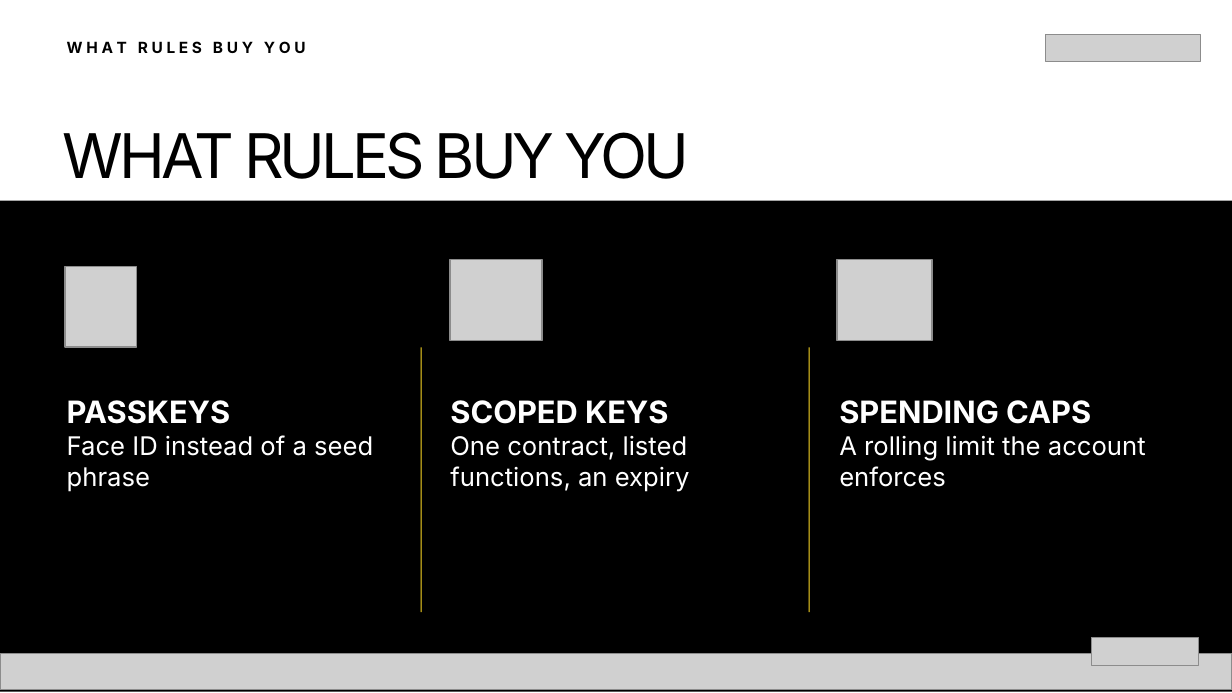
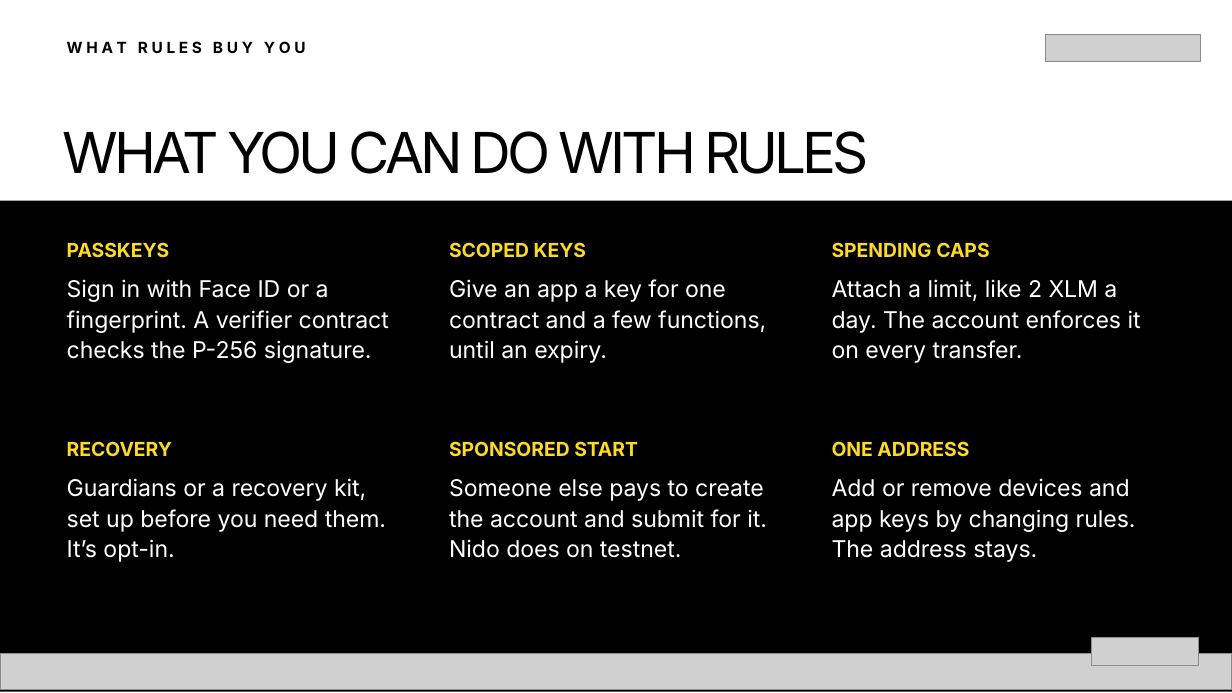
Before and after one commit to bitswell-hq/nidohq__scaffold-template, a slide deck: slide 5 of slides/dist/hack-meridian-smart-accounts.pptx. Drawn at 1232x693 pixels with LibreOffice and Linux fonts; fonts in the diff are those of the drawing; grey boxes stand for pictures. Boxes give left, top, right and bottom in pixels: in the first picture for what was removed or moved away, otherwise in the second. Text is boxed around its words. In the diff, an @@ line names an element or a change of style, - is before the commit and + after.

```diff
--- a/slides/dist/hack-meridian-smart-accounts.pptx
+++ b/slides/dist/hack-meridian-smart-accounts.pptx
@@ text at (63, 131, 869, 174): text changed; size 36 to 33 pt @@
-WHAT RULES BUY YOU
+WHAT YOU CAN DO WITH RULES
@@ picture removed at (65, 266, 137, 347) @@
@@ text added at (67, 242, 170, 258), 11.2 pt, text #FDDA24, bold @@
+PASSKEYS
@@ text added at (449, 242, 586, 258), 11.2 pt, text #FDDA24, bold @@
+SCOPED KEYS
@@ picture removed at (450, 260, 542, 341) @@
@@ text added at (832, 242, 989, 258), 11.2 pt, text #FDDA24, bold @@
+SPENDING CAPS
@@ picture removed at (837, 260, 931, 341) @@
@@ text added at (67, 279, 389, 363), 13.5 pt, text #FFFFFF @@
+Sign in with Face ID or a fingerprint. A verifier contract checks the P-256 signature.
@@ text added at (449, 279, 766, 363), 13.5 pt, text #FFFFFF @@
+Give an app a key for one contract and a few functions, until an expiry.
@@ text added at (832, 279, 1141, 363), 13.5 pt, text #FFFFFF @@
+Attach a limit, like 2 XLM a day. The account enforces it on every transfer.
@@ rectangle removed at (420, 347, 421, 612) @@
@@ rectangle removed at (808, 347, 809, 612) @@
@@ text removed at (67, 400, 373, 491) @@
-PASSKEYS
-Face ID instead of a seed phrase
@@ text removed at (450, 400, 690, 491) @@
-SCOPED KEYS
-One contract, listed functions, an expiry
@@ text removed at (839, 400, 1146, 487) @@
-SPENDING CAPS
-A rolling limit the account enforces
@@ text added at (67, 441, 172, 456), 11.2 pt, text #FDDA24, bold @@
+RECOVERY
@@ text added at (449, 441, 638, 457), 11.2 pt, text #FDDA24, bold @@
+SPONSORED START
@@ text added at (832, 441, 969, 457), 11.2 pt, text #FDDA24, bold @@
+ONE ADDRESS
@@ text added at (67, 478, 386, 562), 13.5 pt, text #FFFFFF @@
+Guardians or a recovery kit, set up before you need them. It’s opt-in.
@@ text added at (449, 479, 767, 558), 13.5 pt, text #FFFFFF @@
+Someone else pays to create the account and submit for it. Nido does on testnet.
@@ text added at (832, 478, 1136, 562), 13.5 pt, text #FFFFFF @@
+Add or remove devices and app keys by changing rules. The address stays.
```
Also in this commit, not shown: 22 other slides changed, 6 slides added, 7 slides removed, 14 other files.
